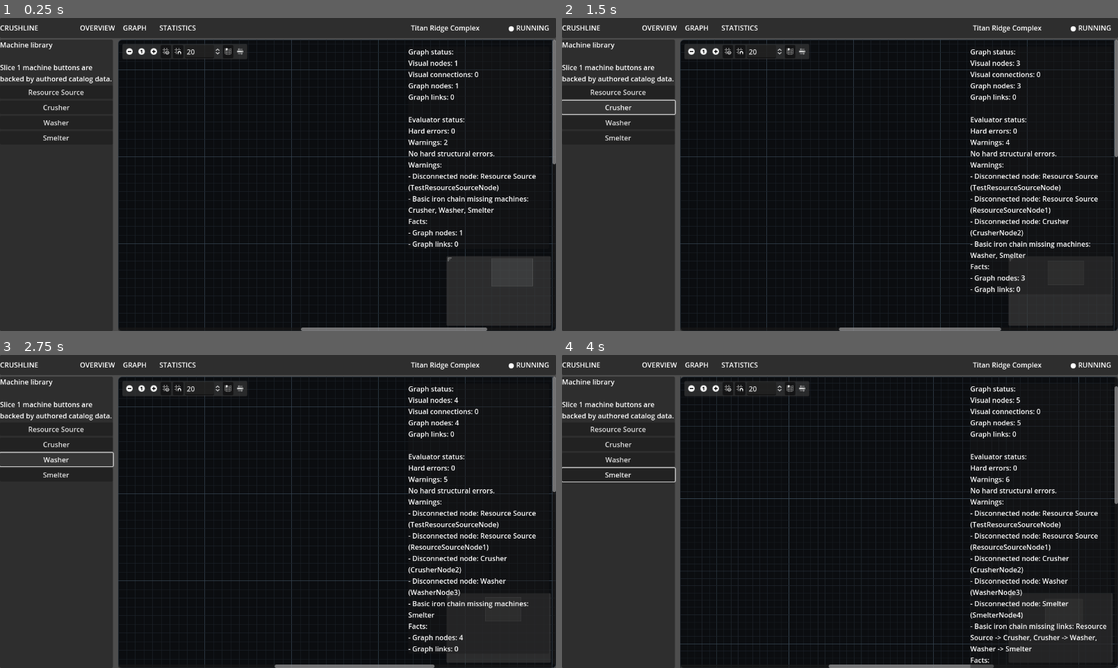
Above: before the commit, frames 1-4 (two rows, left to right).
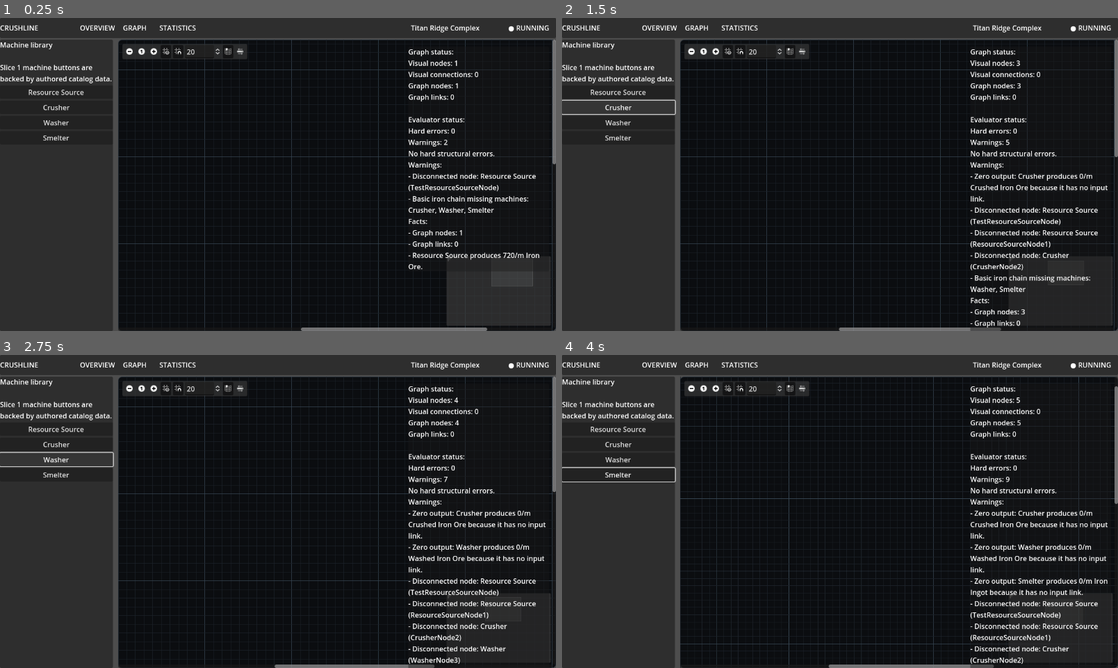
Above: after the commit, the same moments.

Repository: killerbearddude/Crushline-Godot
Game: Godot game, scene res://scenes/main/Main.tscn
The game is run twice, just before and just after one commit, with the same random seed, the same clock (stepped at 60 frames per second) and the same inputs.
Inputs (mouse positions are in pixels of both pictures, inside the frame that each line leads up to):
- Up to frame 1 (0.25 s): no input
- Up to frame 2 (1.5 s): click "Resource Source" at 0.5 s; click "Crusher" at 1.25 s
- Up to frame 3 (2.75 s): click "Washer" at 2 s
- Up to frame 4 (4 s): click "Smelter" at 2.75 s; click (689, 389) at 3.5 s

The runs differ from the first frame. In frame 1, 0.2% of the frame differs, in the area x 73-97%, y 74-81%; in frame 2, 2.5%; in frame 3, 2.5%; in frame 4, 2.7%, in the area x 73-99%, y 38-99%.

Commit message:
Add basic rate flow evaluator facts

Diff:
--- a/scripts/simulation/graph_evaluator.gd
+++ b/scripts/simulation/graph_evaluator.gd
@@ -13,6 +13,7 @@
 
 	_check_links(model, output)
 	_check_resource_compatibility(model, output)
+	_evaluate_basic_rate_flow(model, output)
 	_check_disconnected_nodes(model, output)
 	_check_basic_iron_chain(model, output)
 	return output
@@ -62,6 +63,108 @@
 		output.add_fact("Compatible resource links: %d/%d" % [compatible_links, checked_links])
 
 
+static func _evaluate_basic_rate_flow(model: RefCounted, output: RefCounted) -> void:
+	var outgoing_rates := {}
+	var consuming_rates := {}
+	var bottleneck := {}
+	for node_id in model.node_records.keys():
+		outgoing_rates[node_id] = _resolve_output_rate(model, node_id, outgoing_rates, consuming_rates, [], output)
+
+	for node_id in model.node_records.keys():
+		var node_record = model.node_records[node_id]
+		var produced_rate := int(outgoing_rates.get(node_id, 0))
+		var consumed_rate := int(consuming_rates.get(node_id, 0))
+		if node_record.is_source():
+			output.add_fact("%s produces %d/m %s." % [node_record.display_name, produced_rate, node_record.output_resource])
+		else:
+			output.add_fact("%s consumes %d/m %s and produces %d/m %s." % [node_record.display_name, consumed_rate, node_record.input_resource, produced_rate, node_record.output_resource])
+
+		if not node_record.is_source() and produced_rate == 0:
+			var reason := _zero_output_reason(model, node_record)
+			output.add_warning("Zero output: %s produces 0/m %s because %s." % [node_record.display_name, node_record.output_resource, reason])
+
+	for link_record in model.link_records:
+		var from_record = model.node_records.get(link_record.from_node_id)
+		var to_record = model.node_records.get(link_record.to_node_id)
+		if from_record == null or to_record == null:
+			continue
+		if not to_record.accepts_resource(from_record.output_resource):
+			continue
+
+		var link_rate := min(int(outgoing_rates.get(link_record.from_node_id, 0)), int(consuming_rates.get(link_record.to_node_id, 0)))
+		output.add_fact("Flow %s -> %s: %d/m %s." % [from_record.display_name, to_record.display_name, link_rate, from_record.output_resource])
+		if link_rate > 0 and (bottleneck.is_empty() or link_rate < int(bottleneck.get("rate", 0))):
+			bottleneck = {
+				"from": from_record.display_name,
+				"to": to_record.display_name,
+				"resource": from_record.output_resource,
+				"rate": link_rate,
+			}
+
+	if not bottleneck.is_empty():
+		output.add_fact("Bottleneck link: %s -> %s at %d/m %s." % [bottleneck["from"], bottleneck["to"], bottleneck["rate"], bottleneck["resource"]])
+
+
+static func _resolve_output_rate(model: RefCounted, node_id: String, outgoing_rates: Dictionary, consuming_rates: Dictionary, visiting: Array, output: RefCounted) -> int:
+	if outgoing_rates.has(node_id) and int(outgoing_rates[node_id]) > 0:
+		return int(outgoing_rates[node_id])
+
+	if visiting.has(node_id):
+		output.add_warning("Cycle detected at %s; Slice 1 rate flow treats cyclic output as 0/m." % node_id)
+		return 0
+
+	var node_record = model.node_records.get(node_id)
+	if node_record == null:
+		return 0
+
+	if node_record.is_source():
+		var source_rate := int(node_record.nominal_rate_per_minute)
+		outgoing_rates[node_id] = source_rate
+		consuming_rates[node_id] = 0
+		return source_rate
+
+	var next_visiting := visiting.duplicate()
+	next_visiting.append(node_id)
+	var input_available := 0
+	for link_record in model.link_records:
+		if link_record.to_node_id != node_id:
+			continue
+
+		var from_record = model.node_records.get(link_record.from_node_id)
+		if from_record == null:
+			continue
+		if not node_record.accepts_resource(from_record.output_resource):
+			continue
+
+		input_available += _resolve_output_rate(model, link_record.from_node_id, outgoing_rates, consuming_rates, next_visiting, output)
+
+	var output_rate = min(input_available, int(node_record.nominal_rate_per_minute))
+	outgoing_rates[node_id] = output_rate
+	consuming_rates[node_id] = output_rate
+	return output_rate
+
+
+static func _zero_output_reason(model: RefCounted, node_record: RefCounted) -> String:
+	var has_incoming := false
+	var has_wrong_resource := false
+	for link_record in model.link_records:
+		if link_record.to_node_id != node_record.id:
+			continue
+
+		has_incoming = true
+		var from_record = model.node_records.get(link_record.from_node_id)
+		if from_record == null:
+			continue
+		if not node_record.accepts_resource(from_record.output_resource):
+			has_wrong_resource = true
+
+	if has_wrong_resource:
+		return "incoming links provide the wrong resource"
+	if not has_incoming:
+		return "it has no input link"
+	return "upstream flow is 0/m"
+
+
 static func _check_disconnected_nodes(model: RefCounted, output: RefCounted) -> void:
 	var linked_node_ids := {}
 	for link_record in model.link_records:
